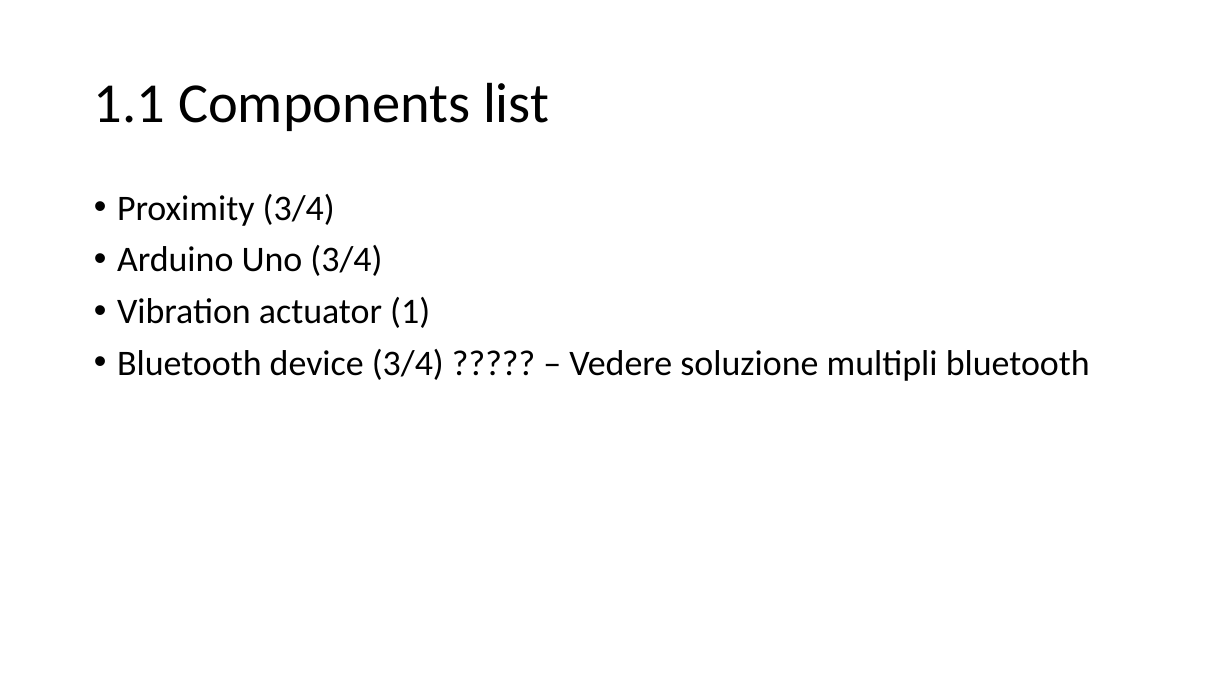
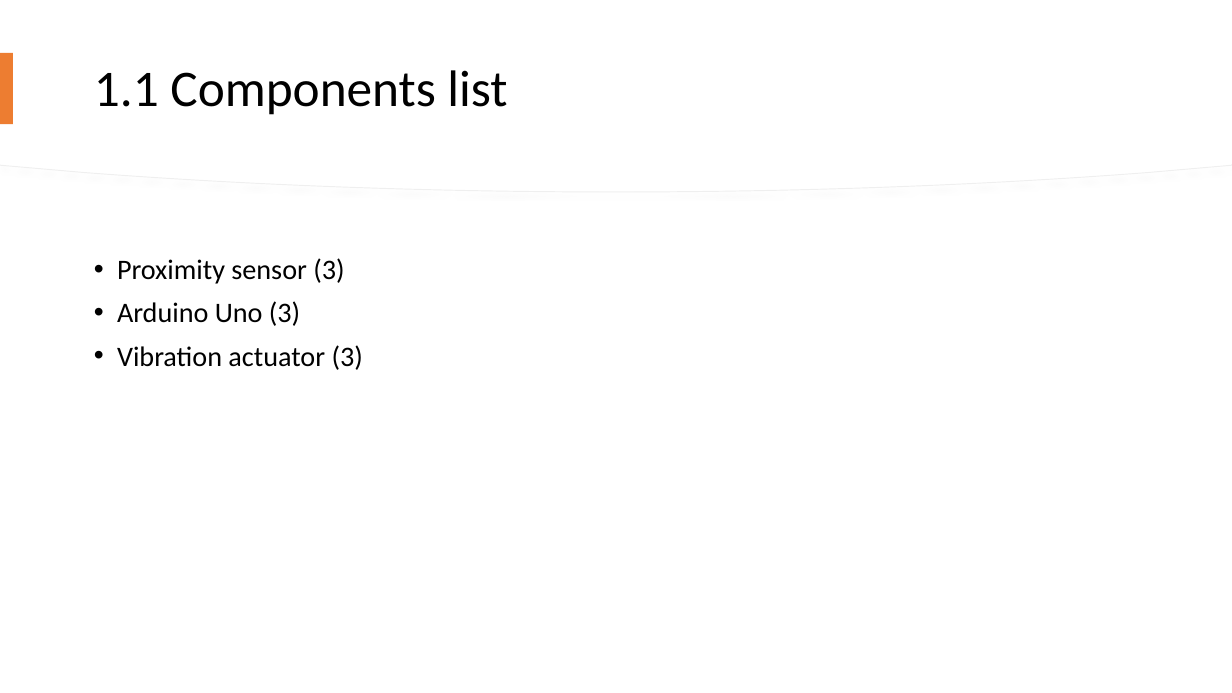
Before and after one commit to TheSmetz/Blinduino, a slide deck: slide 4 of Blinduino.pptx. Drawn at 1232x693 pixels with LibreOffice and Linux fonts; fonts in the diff are those of the drawing. Boxes give left, top, right and bottom in pixels: in the first picture for what was removed or moved away, otherwise in the second. Text is boxed around its words. In the diff, an @@ line names an element or a change of style, - is before the commit and + after.

```diff
--- a/Blinduino.pptx
+++ b/Blinduino.pptx
@@ freeform shape added at [0,0,1232,192], fill #FFFFFF, outline #EFEFEF 0.75 pt @@
@@ freeform shape added at [0,0,1232,191], fill #FFFFFF @@
@@ title "1.1 Components list": place and size @@
-title "1.1 Components list" at [94,82,549,131]
+title "1.1 Components list" at [94,70,507,115]
@@ title "1.1 Components list" at [94,70,507,115]: size 44 to 40 pt @@
@@ rectangle added at [0,53,13,124], fill #ED7D31 @@
@@ text at [117,258,363,370]: text changed; size 28 to 22 pt @@
-• Proximity (3/4)
-• Arduino Uno (3/4)
-• Vibration actuator (1)
-• Bluetooth device (3/4) ????? – Vedere soluzione multipli bluetooth
+• Proximity sensor (3)
+• Arduino Uno (3)
+• Vibration actuator (3)
```
Also in this commit, not shown: 5 other slides changed, 3 slides added, 3 slides removed.
